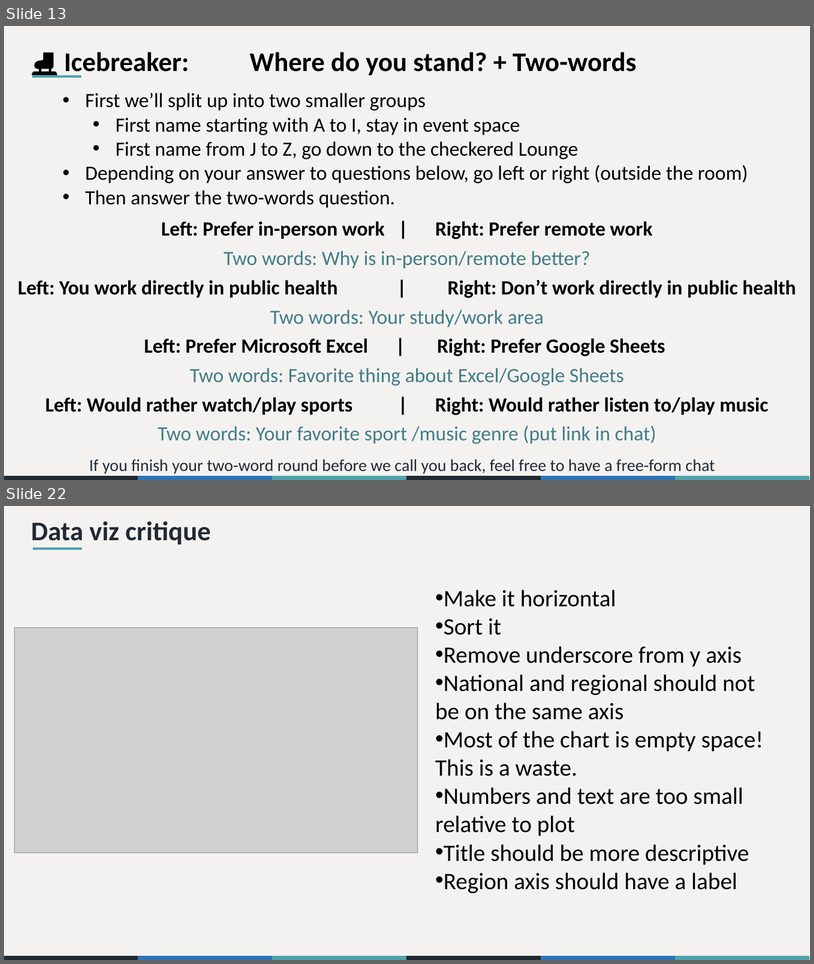
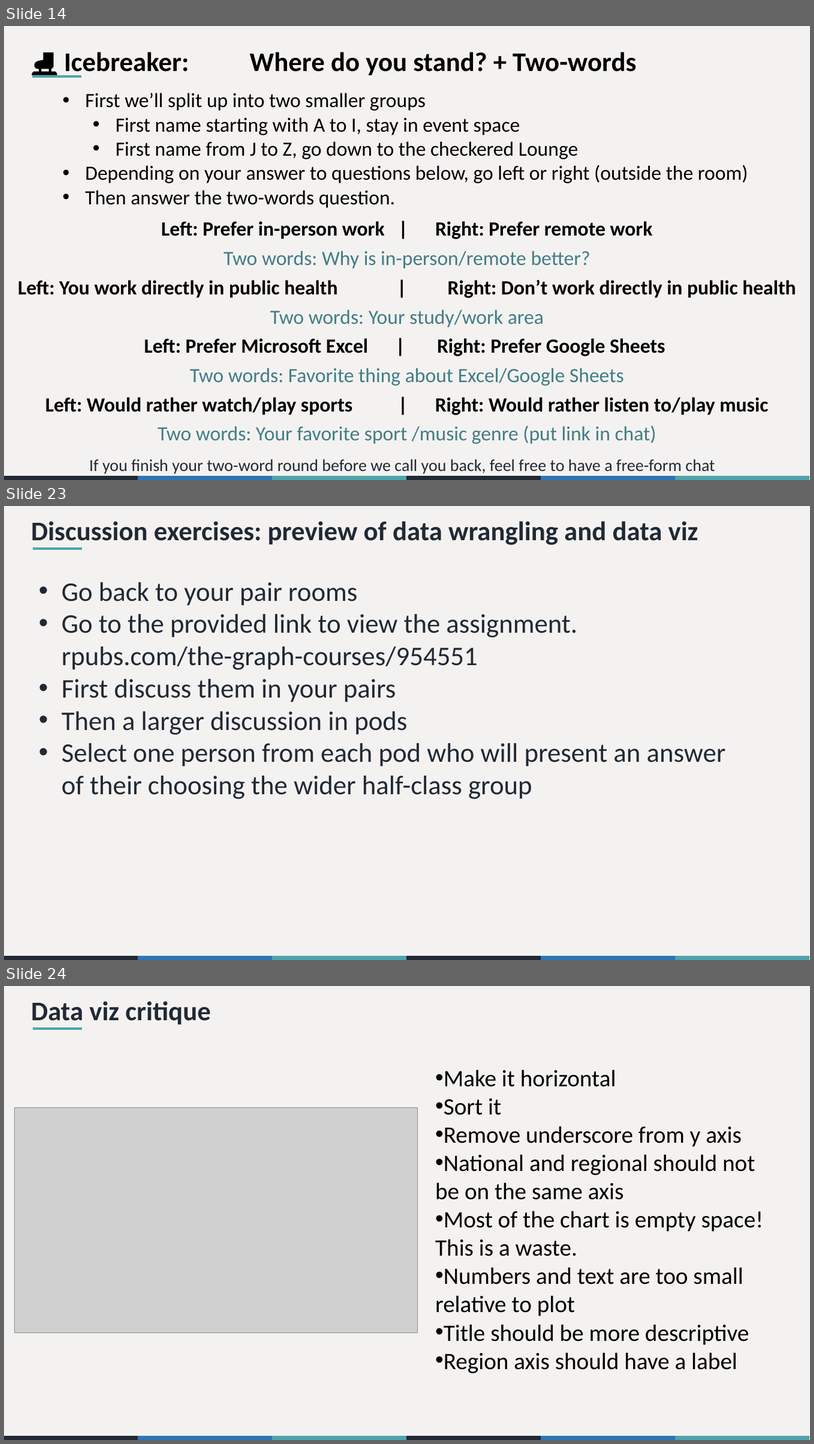
Before and after one commit to the-graph-courses/rbp_cohort_0_materials, a slide deck: week_01/slides/rbp_workshop_01.pptx. Shown one above the other, each under a label of ours: slides 13 and 22 before the commit, slides 14, 23 and 24 after it; the slides between them are not shown. The pictures are 814x964 and 814x1444 pixels, drawn with LibreOffice and Linux fonts; fonts in the diff are those of the drawing; grey boxes stand for pictures. Boxes give left, top, right and bottom in pixels: in the first picture for what was removed or moved away, otherwise in the second. Text is boxed around its words. In the diff, an @@ line names an element or a change of style, - is before the commit and + after.

```diff
--- a/week_01/slides/rbp_workshop_01.pptx
+++ b/week_01/slides/rbp_workshop_01.pptx
@@ slide 23 added at [4,506,810,960], background #F4F2F0; not listed: 6 template elements that a slide beside it also shows @@
@@ title added at [31,521,699,545], 32 pt, text #202934, bold @@
+Discussion exercises: preview of data wrangling and data viz
@@ line added from (33, 549) to (82, 549), #4EA4AD 3 pt @@
@@ text added at [62,582,726,799], 32 pt, text #202934 @@
+• Go back to your pair rooms
+• Go to the provided link to view the assignment. rpubs.com/the-graph-courses/954551
+• First discuss them in your pairs
+• Then a larger discussion in pods
+• Select one person from each pod who will present an answer of their choosing the wider half-class group
@@ what was slide 13 is now slide 14 @@
@@ what was slide 22 is now slide 24 @@
```
Also in this commit, not shown: 8 slides changed, 6 other slides added, 6 slides removed, 10 other files.
